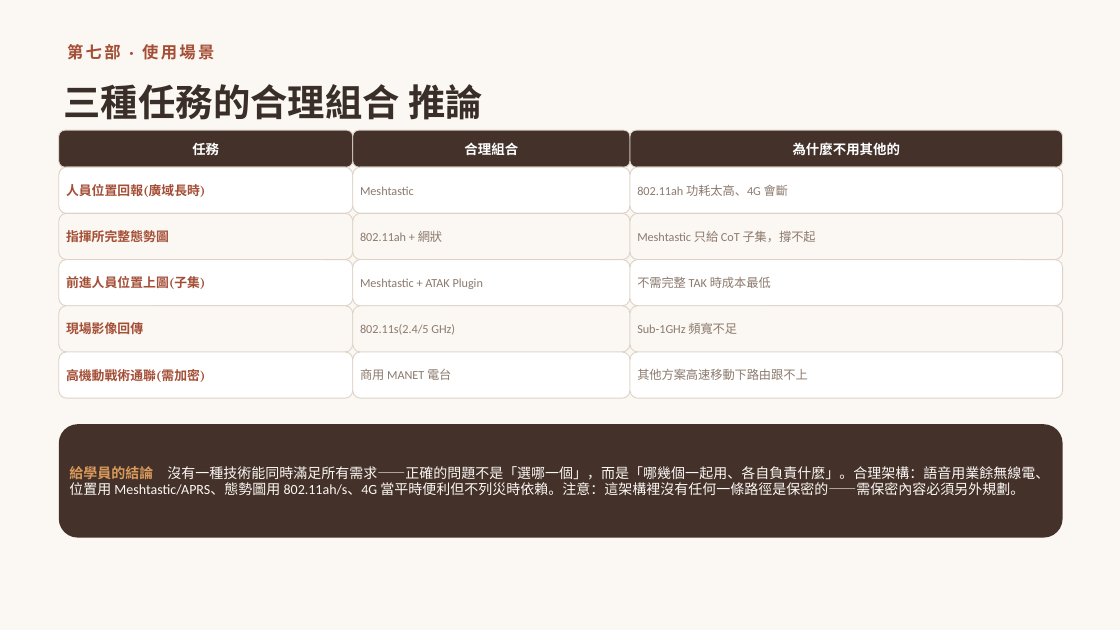
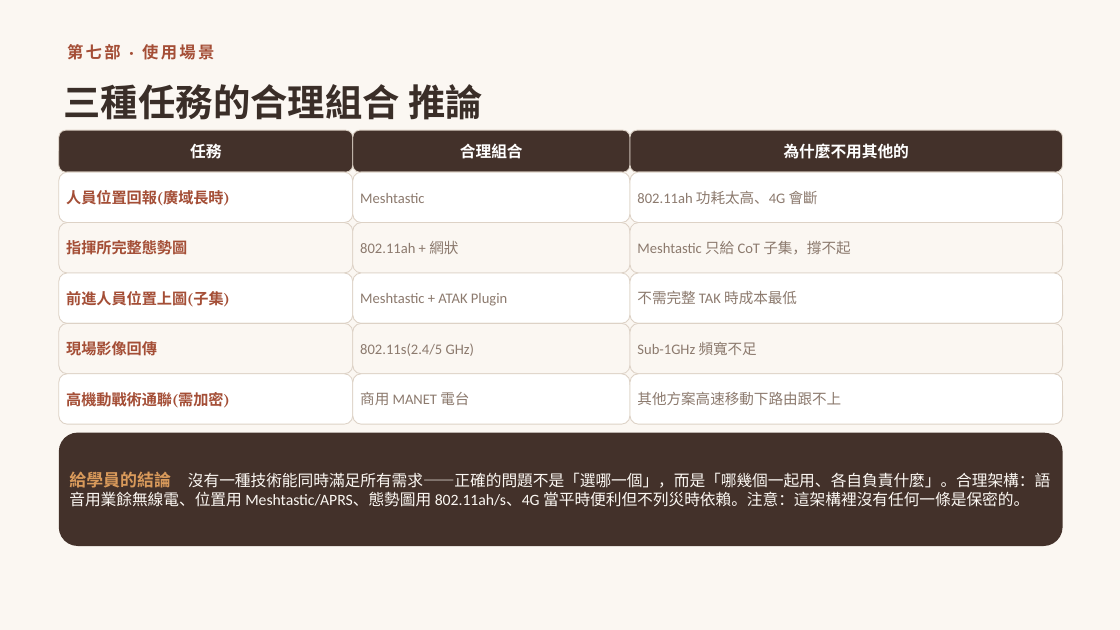
Before and after one commit to winson3QQ/Radio-Advanced, a slide deck: slide 20 of 投影片/進階無線電_第二節_無線科技分層解析.pptx (slide 21 before the commit). Drawn at 1120x630 pixels with LibreOffice and Linux fonts; fonts in the diff are those of the drawing. Boxes give left, top, right and bottom in pixels: in the first picture for what was removed or moved away, otherwise in the second. Text is boxed around its words. In the diff, an @@ line names an element or a change of style, - is before the commit and + after.

```diff
--- a/投影片/進階無線電_第二節_無線科技分層解析.pptx
+++ b/投影片/進階無線電_第二節_無線科技分層解析.pptx
@@ rounded rectangle "任務": place and size @@
-rounded rectangle "任務" at bbox=[59, 130, 353, 167]
+rounded rectangle "任務" at bbox=[59, 130, 353, 172]
@@ size 11.5 to 13.5 pt in 3 elements at bbox=[630, 130, 1063, 172], bbox=[59, 130, 353, 172], bbox=[353, 130, 630, 172] @@
@@ rounded rectangle "合理組合": place and size @@
-rounded rectangle "合理組合" at bbox=[353, 130, 630, 167]
+rounded rectangle "合理組合" at bbox=[353, 130, 630, 172]
@@ rounded rectangle "為什麼不用其他的": place and size @@
-rounded rectangle "為什麼不用其他的" at bbox=[630, 130, 1063, 167]
+rounded rectangle "為什麼不用其他的" at bbox=[630, 130, 1063, 172]
@@ rounded rectangle "人員位置回報(廣域長時)": place and size @@
-rounded rectangle "人員位置回報(廣域長時)" at bbox=[59, 167, 353, 213]
+rounded rectangle "人員位置回報(廣域長時)" at bbox=[59, 172, 353, 223]
@@ rounded rectangle "Meshtastic": place and size @@
-rounded rectangle "Meshtastic" at bbox=[353, 167, 630, 213]
+rounded rectangle "Meshtastic" at bbox=[353, 172, 630, 223]
@@ rounded rectangle "802.11ah 功耗太高、4G 會斷": place and size @@
-rounded rectangle "802.11ah 功耗太高、4G 會斷" at bbox=[630, 167, 1063, 213]
+rounded rectangle "802.11ah 功耗太高、4G 會斷" at bbox=[630, 172, 1063, 223]
@@ rounded rectangle "前進人員位置上圖(子集)": place and size @@
-rounded rectangle "前進人員位置上圖(子集)" at bbox=[59, 260, 353, 306]
+rounded rectangle "前進人員位置上圖(子集)" at bbox=[59, 273, 353, 323]
@@ rounded rectangle "Meshtastic + ATAK Plugin": place and size @@
-rounded rectangle "Meshtastic + ATAK Plugin" at bbox=[353, 260, 630, 306]
+rounded rectangle "Meshtastic + ATAK Plugin" at bbox=[353, 273, 630, 323]
@@ rounded rectangle "不需完整 TAK 時成本最低": place and size @@
-rounded rectangle "不需完整 TAK 時成本最低" at bbox=[630, 260, 1063, 306]
+rounded rectangle "不需完整 TAK 時成本最低" at bbox=[630, 273, 1063, 323]
@@ rounded rectangle "現場影像回傳": place and size @@
-rounded rectangle "現場影像回傳" at bbox=[59, 306, 353, 352]
+rounded rectangle "現場影像回傳" at bbox=[59, 323, 353, 374]
@@ rounded rectangle "802.11s(2.4/5 GHz)": place and size @@
-rounded rectangle "802.11s(2.4/5 GHz)" at bbox=[353, 306, 630, 352]
+rounded rectangle "802.11s(2.4/5 GHz)" at bbox=[353, 323, 630, 374]
@@ rounded rectangle "Sub-1GHz 頻寬不足": place and size @@
-rounded rectangle "Sub-1GHz 頻寬不足" at bbox=[630, 306, 1063, 352]
+rounded rectangle "Sub-1GHz 頻寬不足" at bbox=[630, 323, 1063, 374]
@@ size 11 to 13 pt in 5 elements at bbox=[59, 172, 353, 223], bbox=[59, 223, 353, 273], bbox=[59, 273, 353, 323], bbox=[59, 323, 353, 374], bbox=[59, 374, 353, 424] @@
@@ rounded rectangle "高機動戰術通聯(需加密)": place and size @@
-rounded rectangle "高機動戰術通聯(需加密)" at bbox=[59, 352, 353, 398]
+rounded rectangle "高機動戰術通聯(需加密)" at bbox=[59, 374, 353, 424]
@@ size 10.5 to 12.5 pt in 10 elements at bbox=[630, 172, 1063, 223], bbox=[353, 172, 630, 223], bbox=[630, 223, 1063, 273], bbox=[353, 223, 630, 273], bbox=[630, 273, 1063, 323], bbox=[353, 273, 630, 323], bbox=[630, 323, 1063, 374], bbox=[353, 323, 630, 374], bbox=[630, 374, 1063, 424], bbox=[353, 374, 630, 424] @@
@@ rounded rectangle "商用 MANET 電台": place and size @@
-rounded rectangle "商用 MANET 電台" at bbox=[353, 352, 630, 398]
+rounded rectangle "商用 MANET 電台" at bbox=[353, 374, 630, 424]
@@ rounded rectangle "其他方案高速移動下路由跟不上": place and size @@
-rounded rectangle "其他方案高速移動下路由跟不上" at bbox=[630, 352, 1063, 398]
+rounded rectangle "其他方案高速移動下路由跟不上" at bbox=[630, 374, 1063, 424]
@@ 4 rounded rectangles: place and size @@
-4 rounded rectangles at bbox=[59, 213, 1063, 538]
+4 rounded rectangles at bbox=[59, 223, 1063, 546]
@@ text in rounded rectangle at bbox=[69, 471, 1050, 507]: text changed; size 12 to 13.5 pt @@
-給學員的結論 沒有一種技術能同時滿足所有需求——正確的問題不是「選哪一個」，而是「哪幾個一起用、各自負責什麼」。合理架構：語音用業餘無線電、位置用 Meshtastic/APRS、態勢圖用 802.11ah/s、4G 當平時便利但不列災時依賴。注意：這架構裡沒有任何一條路徑是保密的——需保密內容必須另外規劃。
+給學員的結論 沒有一種技術能同時滿足所有需求——正確的問題不是「選哪一個」，而是「哪幾個一起用、各自負責什麼」。合理架構：語音用業餘無線電、位置用 Meshtastic/APRS、態勢圖用 802.11ah/s、4G 當平時便利但不列災時依賴。注意：這架構裡沒有任何一條是保密的。
```
Also in this commit, not shown: 23 other slides changed, 1 slide added, 2 slides removed.
